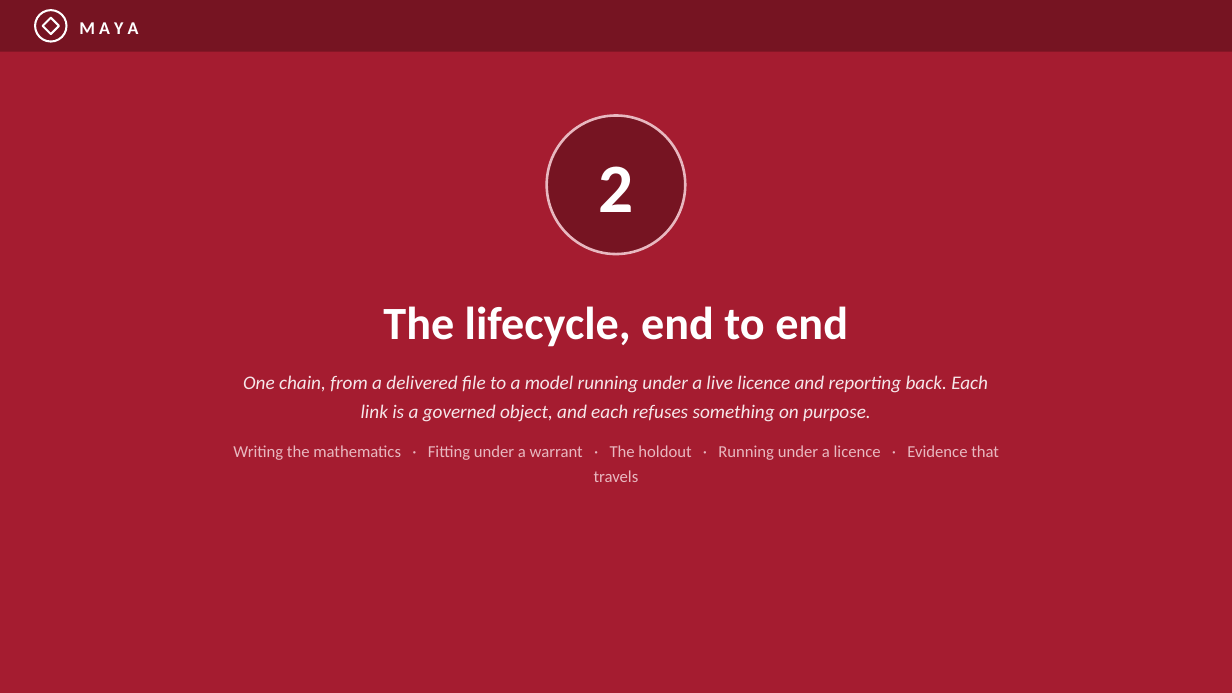
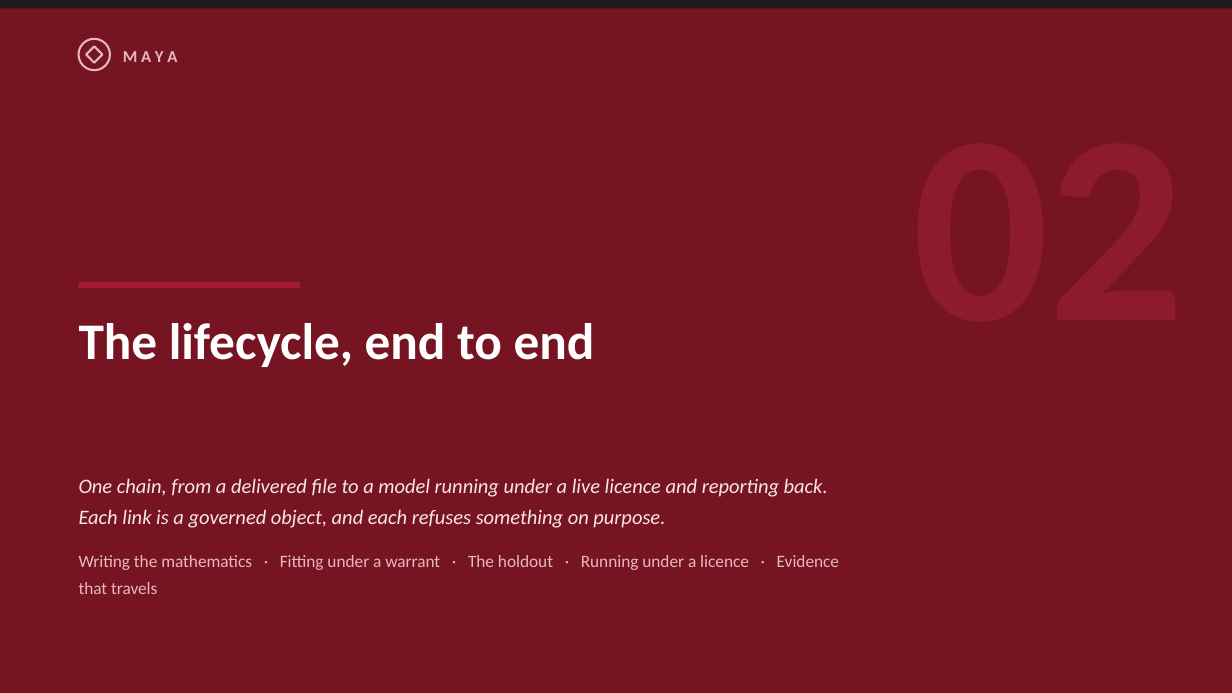
Before and after one commit to ajsinha/maya, a slide deck: slide 17 of docs/publications/MAYA-Model-Management-Formalism-and-System-Design.pptx. Drawn at 1232x693 pixels with LibreOffice and Linux fonts; fonts in the diff are those of the drawing. Boxes give left, top, right and bottom in pixels: in the first picture for what was removed or moved away, otherwise in the second. Text is boxed around its words. In the diff, an @@ line names an element or a change of style, - is before the commit and + after.

Commit message:
Deck part dividers carry the part number as a large watermark in the corner, the title on the left under a short bar

```diff
--- a/docs/publications/MAYA-Model-Management-Formalism-and-System-Design.pptx
+++ b/docs/publications/MAYA-Model-Management-Formalism-and-System-Design.pptx
@@ rectangle at [0,0,1232,693]: fill #A51C30 to #761422 @@
@@ rectangle: place and size @@
-rectangle at [0,0,1232,52]
+rectangle at [0,0,1232,8]
@@ rectangle at [0,0,1232,8]: fill #761422 to #1C1C1E @@
@@ ellipse at [79,39,110,70]: outline #FFFFFF 1.6 pt to #E8B8C0 1.6 pt @@
@@ 1 text, 1 ellipse, 1 diamond: place and size @@
-1 text, 1 ellipse, 1 diamond at [35,10,139,42]
+1 text, 1 ellipse, 1 diamond at [79,39,177,70]
@@ diamond at [86,46,103,63]: outline #FFFFFF 1.6 pt to #E8B8C0 1.6 pt @@
@@ text "M A Y A" at [123,51,177,62]: size 14 to 13 pt, text colour #FFFFFF to #E8B8C0 @@
@@ ellipse removed at [547,116,686,254] @@
@@ text removed at [598,166,633,212] @@
-2
@@ rectangle added at [79,282,300,288], fill #A51C30 @@
@@ text "The lifecycle, end to end": place and size @@
-text "The lifecycle, end to end" at [383,306,848,347]
+text "The lifecycle, end to end" at [79,323,595,367]
@@ text "The lifecycle, end to end" at [79,323,595,367]: size 36 to 40 pt; alignment centre to left; line spacing 1.2 to 1.05 @@
@@ text "One chain, from a delivered ...": place and size @@
-text "One chain, from a delivered ..." at [233,375,999,482]
+text "One chain, from a delivered ..." at [79,478,839,594]
@@ text "One chain, from a delivered ..." at [79,478,839,594]: size 15 to 16 pt in "One chain, from a delivered file to ..."; size 13 to 13.5 pt in "Writing the mathematics · Fitting under a ..."; alignment centre to left; more space between paragraphs; line spacing 1.25 to 1.3 @@
```
Also in this commit, not shown: 7 other slides changed, 3 other files.
